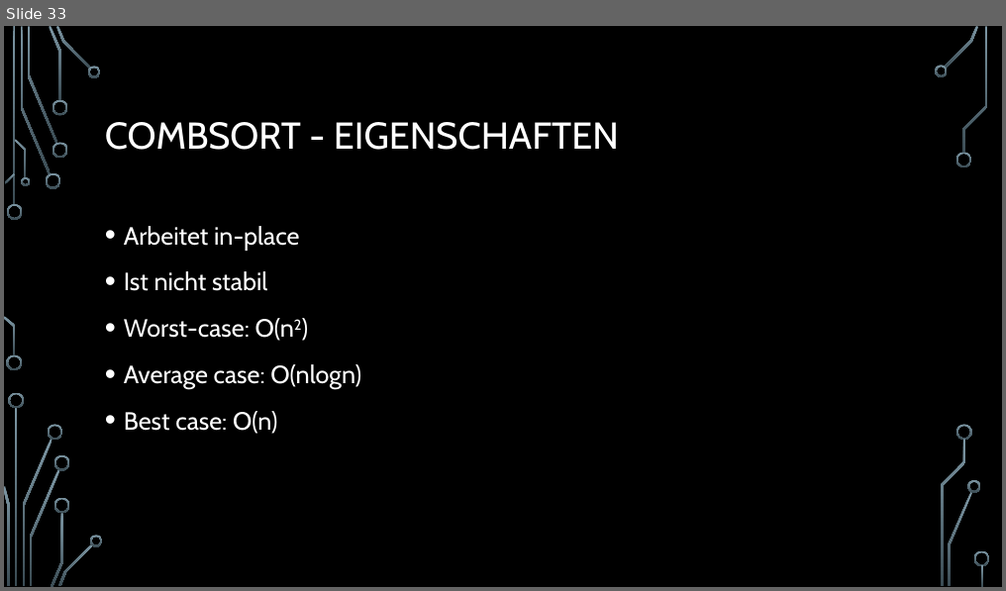
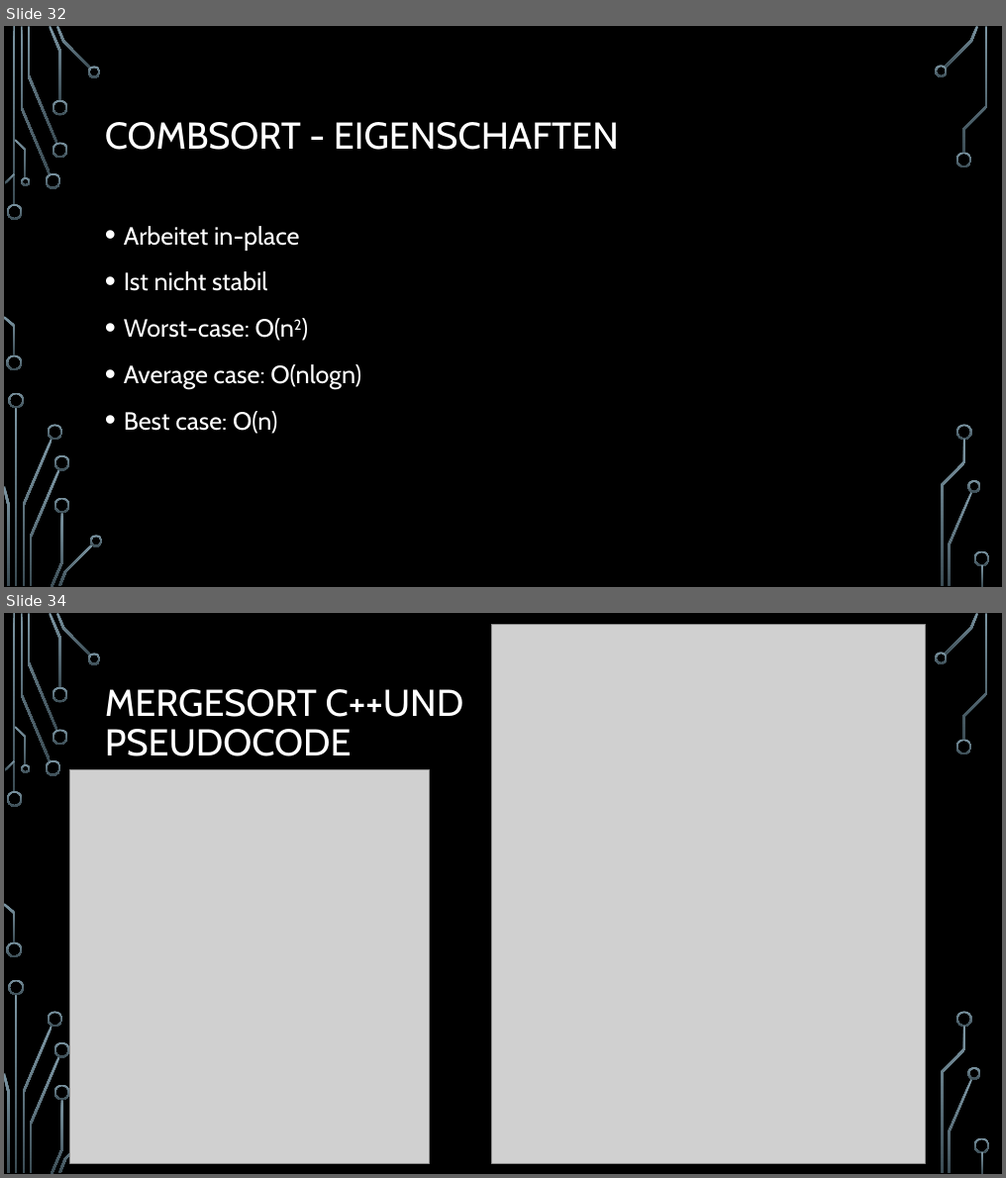
Before and after one commit to d-petrov/SortingAlgorithms, a slide deck: docs/sorting algorithms - presentation/Sortierverfahren.pptx. Shown one above the other, each under a label of ours: slide 33 before the commit, slides 32 and 34 after it; the slides between them are not shown. The pictures are 1006x591 and 1006x1178 pixels, drawn with LibreOffice and Linux fonts; fonts in the diff are those of the drawing; grey boxes stand for pictures; background and template pictures are left out. Boxes give left, top, right and bottom in pixels: in the first picture for what was removed or moved away, otherwise in the second. Text is boxed around its words. In the diff, an @@ line names an element or a change of style, - is before the commit and + after.

Commit message:
Added Mergesort to documentation

```diff
--- a/docs/sorting algorithms - presentation/Sortierverfahren.pptx
+++ b/docs/sorting algorithms - presentation/Sortierverfahren.pptx
@@ slide 34 added at [4, 613, 1002, 1174], background picture (left out); not listed: 35 template elements that a slide beside it also shows @@
@@ picture added at [491, 624, 925, 1164] @@
@@ title added at [105, 689, 464, 757], 36 pt, text #FFFFFF @@
+MERGESORT C++UND
+PSEUDOCODE
@@ picture added at [69, 770, 430, 1163] @@
@@ what was slide 33 is now slide 32 @@
```
Also in this commit, not shown: 1 slide changed, 2 other slides added, 1 slide removed, 4 other files.
